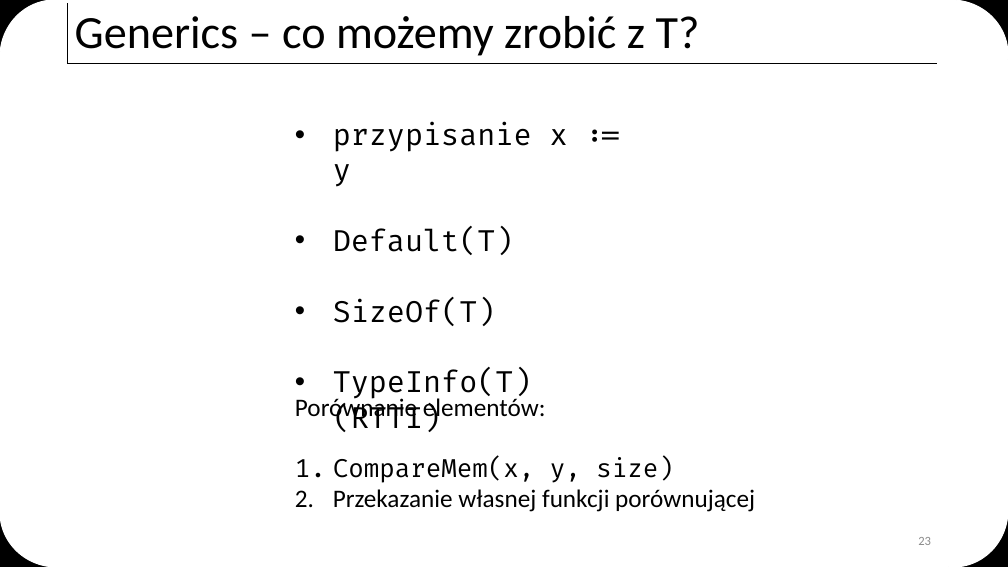
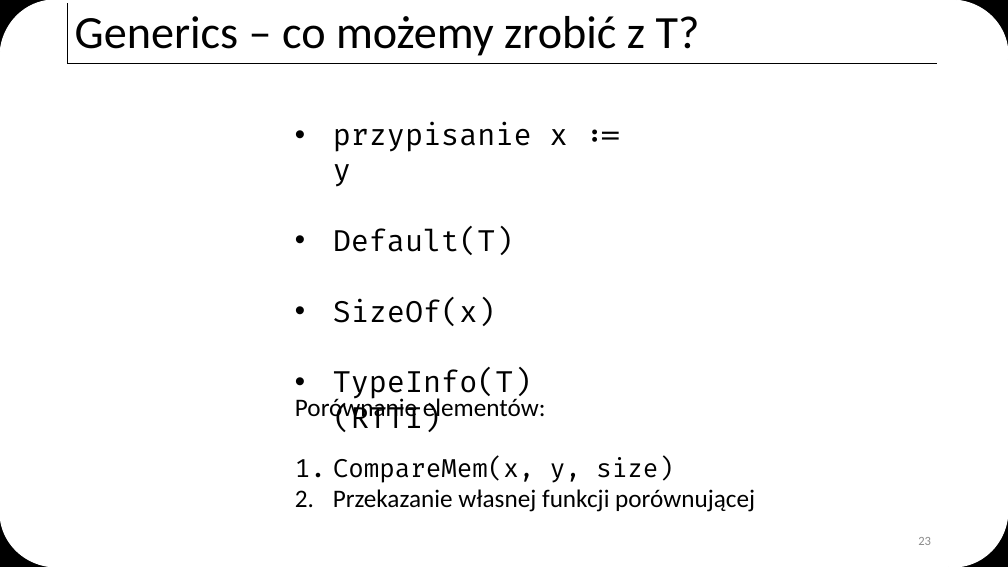
Before and after one commit to ttyrakow/zlot19, a slide deck: slide 23 of zlot19.pptx. Drawn at 1008x567 pixels with LibreOffice and Linux fonts; fonts in the diff are those of the drawing. Boxes give left, top, right and bottom in pixels: in the first picture for what was removed or moved away, otherwise in the second. Text is boxed around its words. In the diff, an @@ line names an element or a change of style, - is before the commit and + after.

```diff
--- a/zlot19.pptx
+++ b/zlot19.pptx
@@ text at (333,298,496,326): text changed @@
-• SizeOf(T)
+• SizeOf(x)
```
Also in this commit, not shown: 5 other slides changed, 2 other files.
